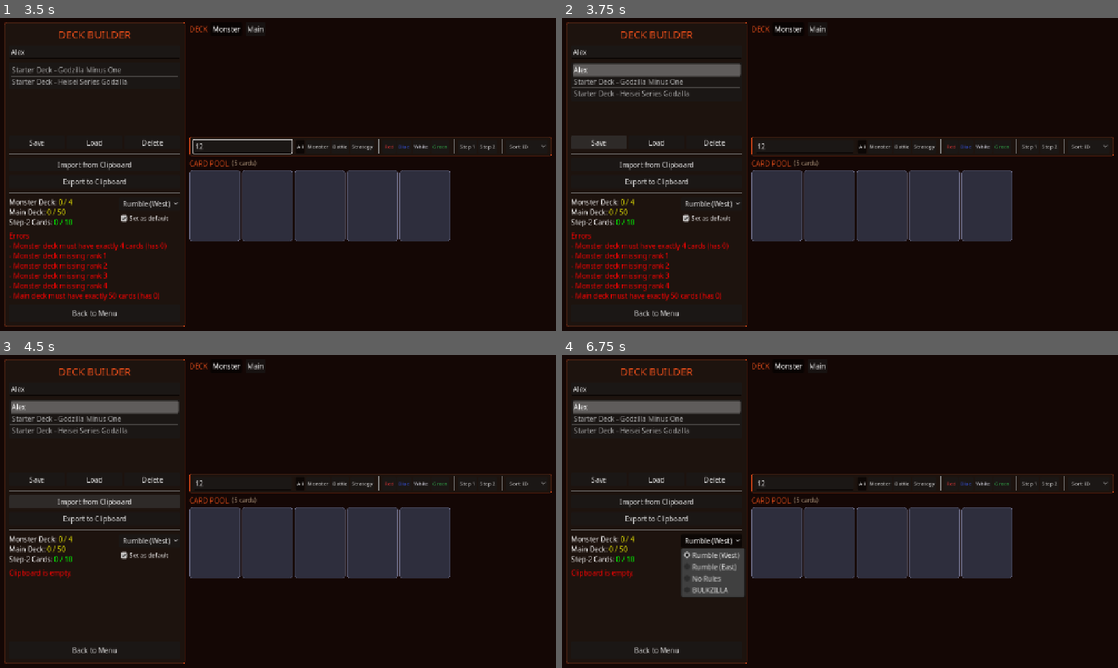
Above: before the commit, frames 1-4 (two rows, left to right).
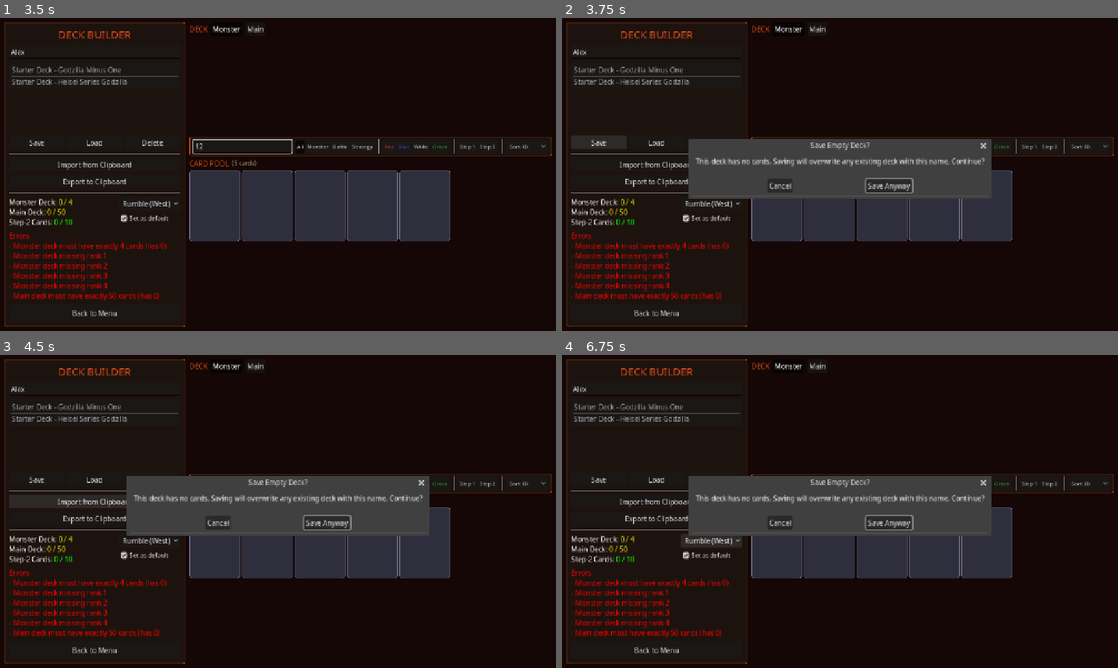
Above: after the commit, the same moments.

Repository: hunterdurbin/godzilla-sim
Game: Godot game, scene res://scenes/ui/LoadingScreen.tscn
Same seed, same stepped clock (60 frames per second), same inputs: the game is played once before the commit and once after it.
Inputs (mouse positions are in pixels of both pictures, inside the frame that each line leads up to):
- Up to frame 1 (3.5 s): click "Skip" at 0.5 s; click "Skip" at 1.25 s; click "Deck Builder" at 2 s; click (94, 52) at 2.77 s; type "Alex" at 2.85 s; click (244, 146) at 3 s; type "12" at 3.08 s
- Up to frame 2 (3.75 s): click "Save" at 3.5 s
- Up to frame 3 (4.5 s): click "Import from Clipboard" at 4.25 s
- Up to frame 4 (6.75 s): click "Export to Clipboard" at 5 s; click "Copied!" (after the commit: "Export to Clipboard") at 5.75 s; click "Rumble (West)" at 6.5 s

Frame 1 is identical in both runs. In frame 2, 8.6% of the frame differs, in the area x 1-78%, y 14-58%; in frame 3, 9.8%; in frame 4, 12%, in the area x 1-78%, y 14-91%.

Commit message:
Confirm before saving an empty deck in the deck builder
Saving over an existing deck name with no cards silently wiped the
saved file. Pop a ConfirmationDialog when both the monster and main
entry arrays are empty so the user can back out before overwriting.

Co-Authored-By: Claude Opus 4.7 (1M context) <noreply@anthropic.com>

Diff:
--- a/scenes/ui/deck_builder.gd
+++ b/scenes/ui/deck_builder.gd
@@ -41,6 +41,7 @@
 # --- Dialogs ---
 var unsaved_dialog: ConfirmationDialog
 var delete_dialog: ConfirmationDialog
+var empty_save_dialog: ConfirmationDialog
 
 # --- State ---
 var _monster_entries: Array = []
@@ -461,6 +462,13 @@
 	delete_dialog.cancel_button_text = tr("STR_COMMON_CANCEL")
 	add_child(delete_dialog)
 
+	empty_save_dialog = ConfirmationDialog.new()
+	empty_save_dialog.title = tr("STR_DB_EMPTY_SAVE_TITLE")
+	empty_save_dialog.dialog_text = tr("STR_DB_EMPTY_SAVE_TEXT")
+	empty_save_dialog.ok_button_text = tr("STR_DB_EMPTY_SAVE_OK")
+	empty_save_dialog.cancel_button_text = tr("STR_COMMON_CANCEL")
+	add_child(empty_save_dialog)
+
 
 func _apply_panel_style(panel: PanelContainer) -> void:
 	var style := StyleBoxFlat.new()
@@ -505,6 +513,7 @@
 	# Dialogs
 	unsaved_dialog.confirmed.connect(_on_unsaved_confirmed)
 	delete_dialog.confirmed.connect(_on_delete_confirmed)
+	empty_save_dialog.confirmed.connect(_on_empty_save_confirmed)
 
 
 # ============================================================
@@ -1426,6 +1435,22 @@
 	if deck_name.is_empty():
 		deck_name_edit.grab_focus()
 		return
+	# Guard: saving an empty deck on top of an existing name silently wipes it.
+	# Prompt first; only proceed on confirm.
+	if _monster_entries.is_empty() and _main_entries.is_empty():
+		empty_save_dialog.popup_centered()
+		return
+	_perform_save(deck_name)
+
+
+func _on_empty_save_confirmed() -> void:
+	var deck_name := deck_name_edit.text.strip_edges()
+	if deck_name.is_empty():
+		return
+	_perform_save(deck_name)
+
+
+func _perform_save(deck_name: String) -> void:
 	DecklistManager.save_decklist(deck_name, _monster_entries, _main_entries)
 	_current_deck_name = deck_name
 	_has_unsaved_changes = false
--- a/translations/strings.csv
+++ b/translations/strings.csv
@@ -518,6 +518,9 @@
 STR_DB_POOL_COUNT_FMT,({N} cards),({N}枚)
 STR_DB_TO_MAIN,→Main,→メイン
 STR_DB_TO_MONSTER,→Mon,→怪獣
+STR_DB_EMPTY_SAVE_TITLE,Save Empty Deck?,空のデッキを保存しますか?
+STR_DB_EMPTY_SAVE_TEXT,"This deck has no cards. Saving will overwrite any existing deck with this name. Continue?","このデッキにはカードがありません。保存すると、同じ名前の既存のデッキが上書きされます。続行しますか?"
+STR_DB_EMPTY_SAVE_OK,Save Anyway,それでも保存
 STR_DB_UNSAVED_TITLE,Unsaved Changes,未保存の変更
 STR_DB_UNSAVED_TEXT,You have unsaved changes. Discard and continue?,未保存の変更があります。破棄して続行しますか?
 STR_DB_UNSAVED_DISCARD,Discard,破棄
Binary file changed: translations/strings.en.translation
Binary file changed: translations/strings.ja.translation
